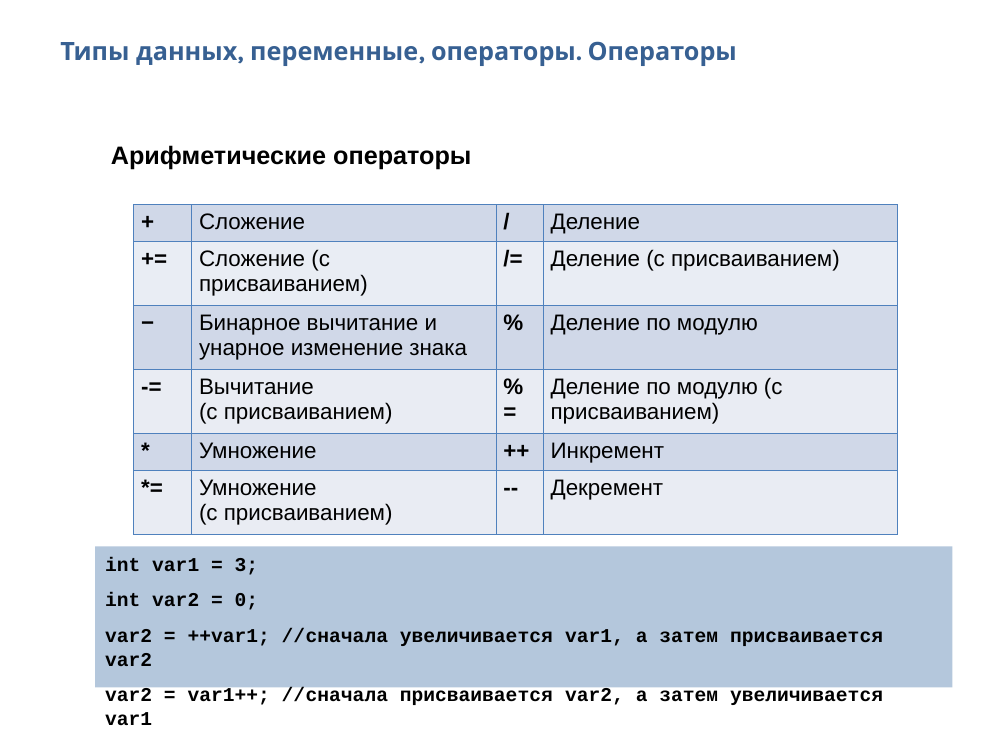
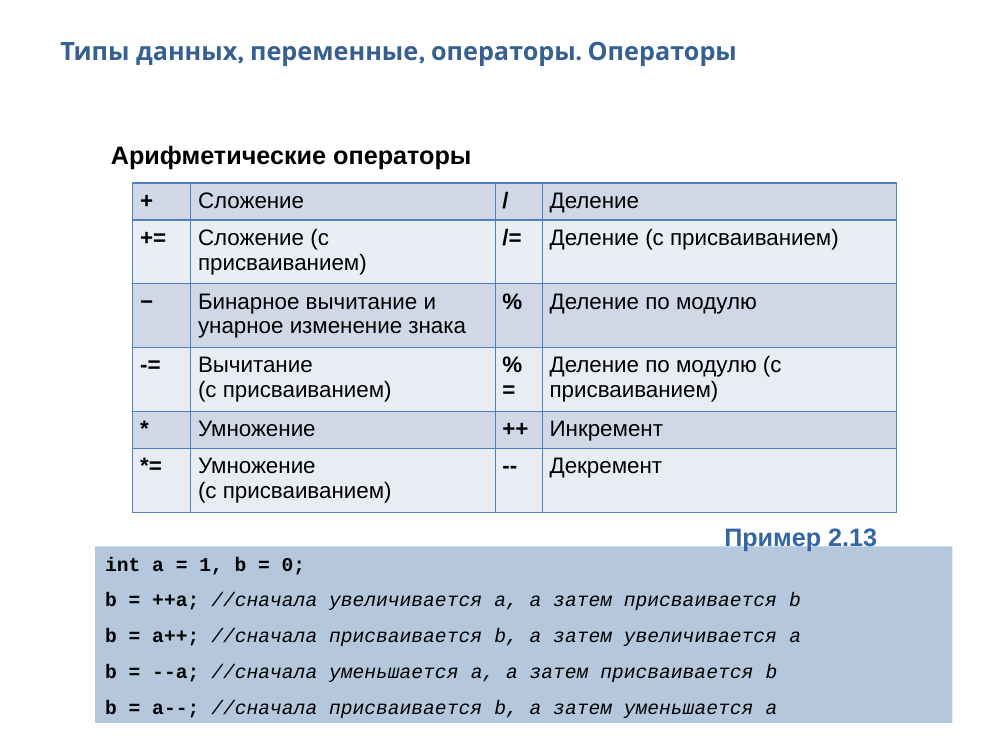
Before and after one commit to Vyacheslav2023/javase0111, a slide deck: slide 35 of presentation/JavaSE12ТипыОператоры.pptx. Drawn at 1008x756 pixels with LibreOffice and Linux fonts; fonts in the diff are those of the drawing. Boxes give left, top, right and bottom in pixels: in the first picture for what was removed or moved away, otherwise in the second. Text is boxed around its words. In the diff, an @@ line names an element or a change of style, - is before the commit and + after.

```diff
--- a/presentation/JavaSE12ТипыОператоры.pptx
+++ b/presentation/JavaSE12ТипыОператоры.pptx
@@ table moved from (x1=134, y1=205, x2=898, y2=529) to (x1=133, y1=183, x2=897, y2=507) @@
@@ text added at (x1=724, y1=525, x2=877, y2=551), 18 pt, text #3465A4, bold @@
+Пример 2.13
@@ freeform shape "int a = 1, b ..." resized from (x1=95, y1=546, x2=952, y2=687) to (x1=95, y1=546, x2=952, y2=723) @@
@@ text in freeform shape at (x1=105, y1=557, x2=801, y2=718): text changed; bold off; italic on @@
-int var1 = 3;
-int var2 = 0;
-var2 = ++var1; //сначала увеличивается var1, а затем присваивается var2
-var2 = var1++; //сначала присваивается var2, а затем увеличивается var1
+int a = 1, b = 0;
+b = ++a; //сначала увеличивается a, а затем присваивается b
+b = a++; //сначала присваивается b, а затем увеличивается a
+b = --a; //сначала уменьшается a, а затем присваивается b
+b = a--; //сначала присваивается b, а затем уменьшается a
```
Also in this commit, not shown: 14 other slides changed, 4 slides added, 6 other files.
